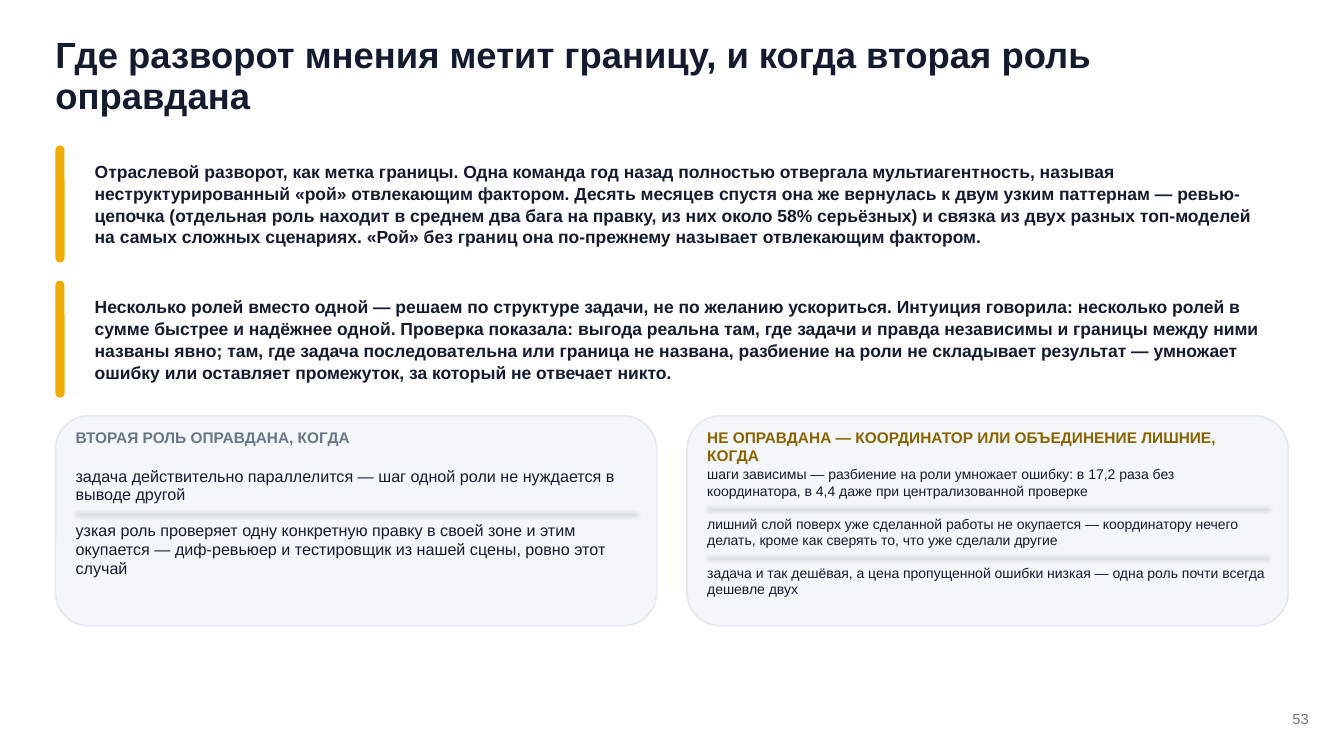
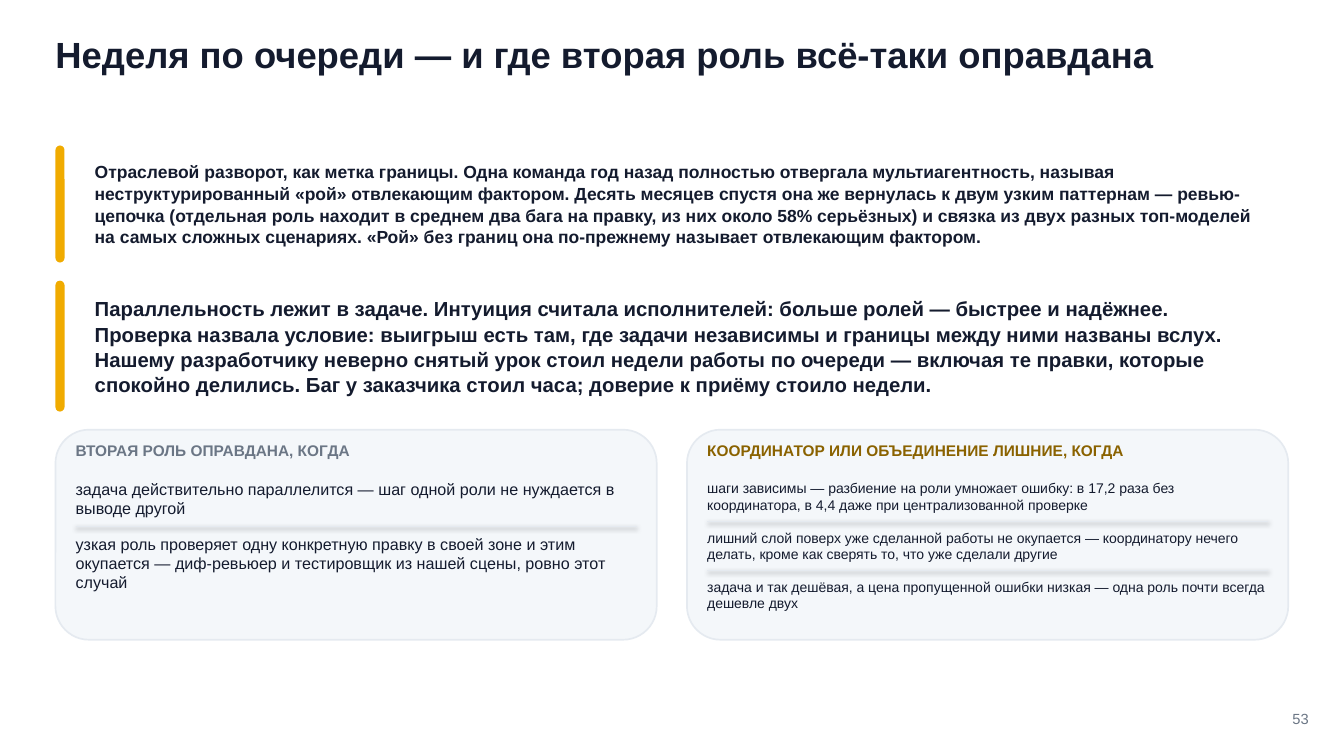
Before and after one commit to tellina-study/AI-usage-lessons, a slide deck: slide 53 of library/seminars/sem-06/rendered/sem-06.pptx. Drawn at 1344x756 pixels with LibreOffice and Linux fonts; fonts in the diff are those of the drawing. Boxes give left, top, right and bottom in pixels: in the first picture for what was removed or moved away, otherwise in the second. Text is boxed around its words. In the diff, an @@ line names an element or a change of style, - is before the commit and + after.

```diff
--- a/library/seminars/sem-06/rendered/sem-06.pptx
+++ b/library/seminars/sem-06/rendered/sem-06.pptx
@@ text at [55, 42, 1153, 76]: text changed @@
-Где разворот мнения метит границу, и когда вторая роль оправдана
+Неделя по очереди — и где вторая роль всё-таки оправдана
@@ rounded rectangle: place and size @@
-rounded rectangle at [55, 280, 65, 397]
+rounded rectangle at [55, 280, 65, 411]
@@ text at [95, 301, 1221, 397]: text changed; size 12.5 to 14.5 pt @@
-Несколько ролей вместо одной — решаем по структуре задачи, не по желанию ускориться. Интуиция говорила: несколько ролей в сумме быстрее и надёжнее одной. Проверка показала: выгода реальна там, где задачи и правда независимы и границы между ними названы явно; там, где задача последовательна или граница не названа, разбиение на роли не складывает результат — умножает ошибку или оставляет промежуток, за который не отвечает никто.
+Параллельность лежит в задаче. Интуиция считала исполнителей: больше ролей — быстрее и надёжнее. Проверка назвала условие: выигрыш есть там, где задачи независимы и границы между ними названы вслух. Нашему разработчику неверно снятый урок стоил недели работы по очереди — включая те правки, которые спокойно делились. Баг у заказчика стоил часа; доверие к приёму стоило недели.
@@ text at [707, 445, 1124, 459]: text changed @@
-НЕ ОПРАВДАНА — КООРДИНАТОР ИЛИ ОБЪЕДИНЕНИЕ ЛИШНИЕ, КОГДА
+КООРДИНАТОР ИЛИ ОБЪЕДИНЕНИЕ ЛИШНИЕ, КОГДА
@@ 6 texts, 3 lines, 2 rounded rectangles: place and size @@
-6 texts, 3 lines, 2 rounded rectangles at [55, 416, 1289, 626]
+6 texts, 3 lines, 2 rounded rectangles at [55, 430, 1289, 639]
```
Also in this commit, not shown: 33 other slides changed, 8 slides added, 8 slides removed, 59 other files.
